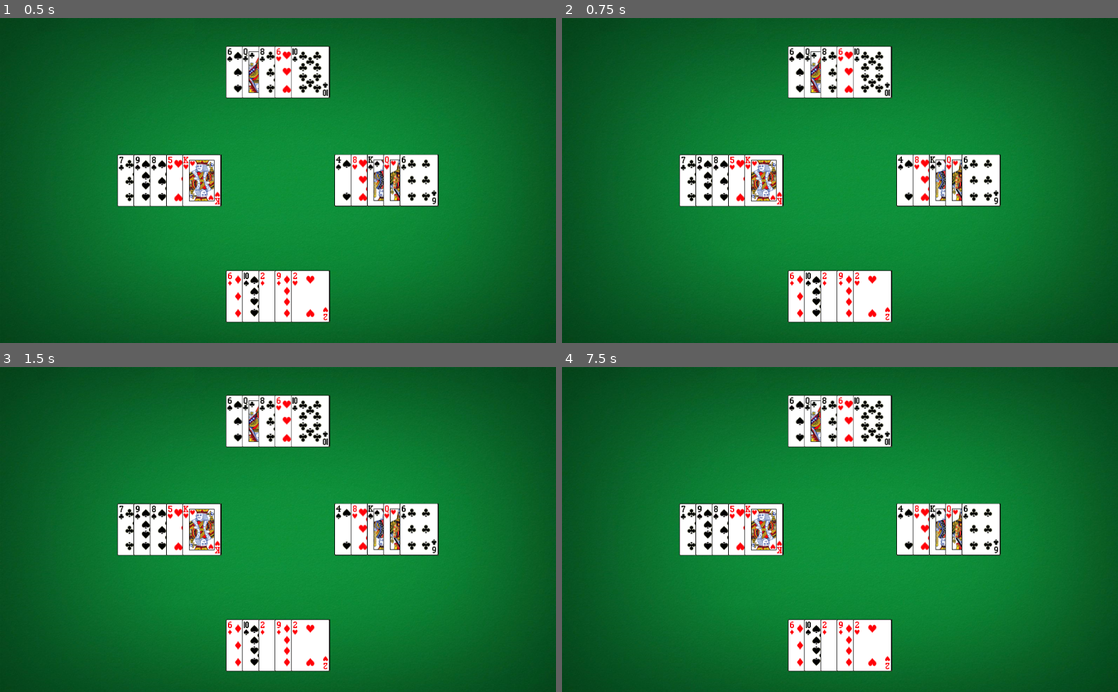
Above: before the commit, frames 1-4 (two rows, left to right).
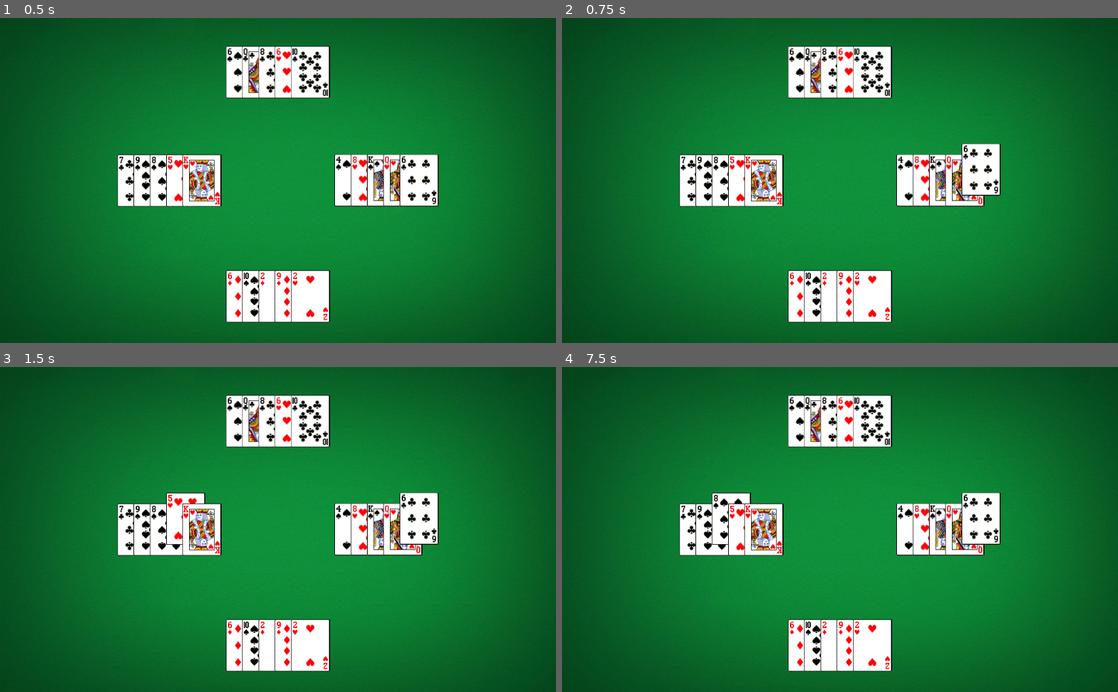
Above: after the commit, the same moments.

Repository: ssalanski/OhHell
Game: Godot game, scene res://Game.tscn
Two runs of this game, one before a commit and one after it. Both use one fixed random seed, a clock stepped at 60 frames per second and the inputs below.
Inputs (mouse positions are in pixels of both pictures, inside the frame that each line leads up to):
- Up to frame 1 (0.5 s): no input
- Up to frame 2 (0.75 s): tap Enter at 0.5 s; move the mouse to (962, 164) at 0.52 s; click (962, 164) at 0.67 s
- Up to frame 3 (1.5 s): tap Space at 1.25 s; move the mouse to (166, 545) at 1.27 s; click (166, 545) at 1.42 s
- Up to frame 4 (7.5 s): tap Enter at 2, 3.5 s; move the mouse to (895, 458) at 2.02 s; click (895, 458) at 2.17 s; tap Space at 2.75, 4.25 s; move the mouse to (812, 594) at 2.77 s; click (812, 594) at 2.92 s; move the mouse to (1006, 578) at 3.52 s; click (1006, 578) at 3.67 s; move the mouse to (673, 480) at 4.27 s; click (673, 480) at 4.42 s; move the mouse to (867, 529) at 5.02 s; click (867, 529) at 5.17 s; move the mouse to (756, 448) at 5.77 s; click (756, 448) at 5.92 s; move the mouse to (962, 513) at 6.52 s; click (962, 513) at 6.67 s; move the mouse to (728, 545) at 7.27 s; click (728, 545) at 7.42 s

Frame 1 is identical in both runs. In frame 2, 0.7% of the frame differs, in the area x 71-79%, y 38-59%; in frame 3, 1.1%; in frame 4, 1.1%, in the area x 26-79%, y 38-59%.

Commit message:
implement card clicking, with some trickery to deal with overlapping sprites

Diff:
--- a/Card.gd
+++ b/Card.gd
@@ -1,4 +1,6 @@
 extends Node2D
+
+signal card_clicked(ref)
 
 var value = null
 var faceup = false
@@ -22,3 +24,8 @@
 		$CardFace.frame = value
 	else:
 		$CardFace.frame = FACEDOWN
+
+func _on_CardNode_input_event(viewport, event, shape_idx):
+	if event is InputEventMouseButton:
+		if event.pressed:
+			emit_signal("card_clicked", self)
--- a/Card.tscn
+++ b/Card.tscn
@@ -272,8 +272,16 @@
 "speed": 0.0
 } ]
 
-[node name="CardNode" type="Node2D"]
+[sub_resource type="RectangleShape2D" id=54]
+extents = Vector2( 36, 48 )
+
+[node name="CardNode" type="Area2D"]
 script = ExtResource( 3 )
 
 [node name="CardFace" type="AnimatedSprite" parent="."]
 frames = SubResource( 53 )
+
+[node name="CollisionShape2D" type="CollisionShape2D" parent="."]
+shape = SubResource( 54 )
+
+[connection signal="input_event" from="." to="." method="_on_CardNode_input_event"]
--- a/Hand.gd
+++ b/Hand.gd
@@ -6,10 +6,12 @@
 # var a = 2
 # var b = "text"
 var cards = []
+var max_click_idx = -1
+var primed_card = null
 
 # Called when the node enters the scene tree for the first time.
 func _ready():
-	pass
+	set_process(false)
 
 func show_hand():
 	for card in cards:
@@ -21,14 +23,25 @@
 	add_child(new_card)
 	new_card.set_value(c)
 	arrange_hand()
+	new_card.connect("card_clicked", self, "on_card_clicked")
 
 const CARD_GAP = 30
 func arrange_hand():
 	var h = -CARD_GAP/2 * (cards.size() - 1)
 	for card in cards:
-		card.position = Vector2(h,0)
+		var v = 0
+		if card == primed_card:
+			v = -20
+		card.position = Vector2(h,v)
 		h = h + CARD_GAP
 
-# Called every frame. 'delta' is the elapsed time since the previous frame.
-#func _process(delta):
-#	pass
+
+func on_card_clicked(ref):
+	max_click_idx = max(cards.find(ref), max_click_idx)
+	set_process(true)
+
+func _process(_delta):
+	primed_card = cards[max_click_idx]
+	max_click_idx = -1
+	arrange_hand()
+	set_process(false)
Not shown: 1 places in Card.tscn that only renumber resources
